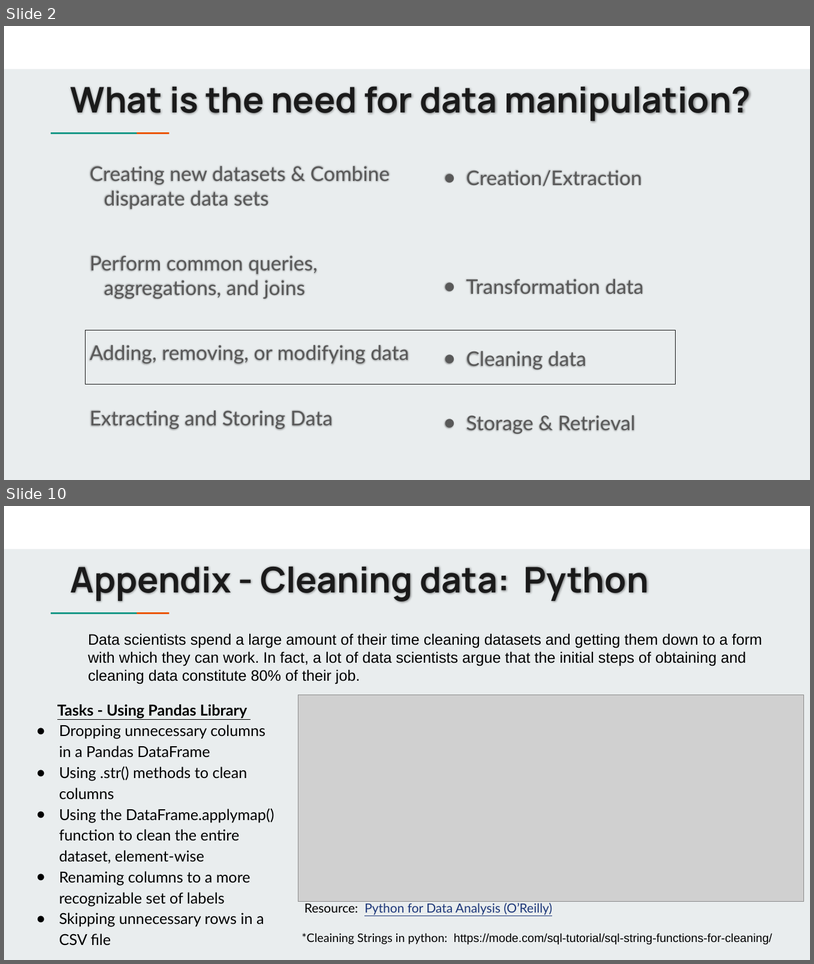
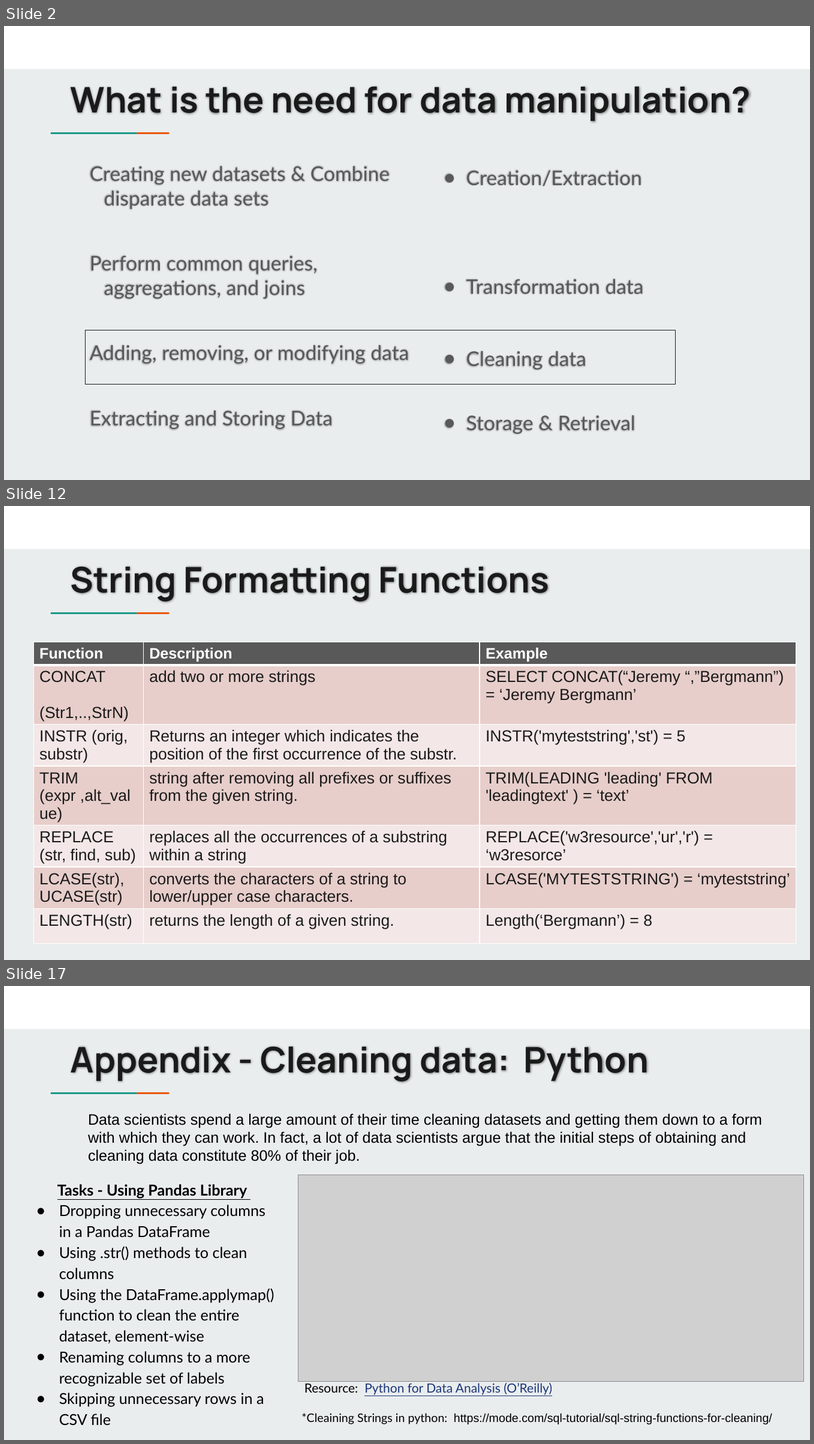
Before and after one commit to jbergmann56/OSDA-DataManipulationAndManagement, a slide deck: Lectures/Cleaning Data Using SQL (5).pptx. Shown one above the other, each under a label of ours: slides 2 and 10 before the commit, slides 2, 12 and 17 after it; the slides between them are not shown. The pictures are 814x964 and 814x1444 pixels, drawn with LibreOffice and Linux fonts; fonts in the diff are those of the drawing; grey boxes stand for pictures. Boxes give left, top, right and bottom in pixels: in the first picture for what was removed or moved away, otherwise in the second. Text is boxed around its words. In the diff, an @@ line names an element or a change of style, - is before the commit and + after.

```diff
--- a/Lectures/Cleaning Data Using SQL (5).pptx
+++ b/Lectures/Cleaning Data Using SQL (5).pptx
@@ slide 12 added at [4,506,810,960], background #E9EDEE; not listed: 3 template elements that a slide beside it also shows @@
@@ title added at [71,566,550,602], 42 pt, text #1A1A1A, bold @@
+String Formatting Functions
@@ table added at [33,642,797,931], 7 rows, 3 columns @@
+Function | Description | Example
+CONCAT (Str1,..,StrN) | add two or more strings | SELECT CONCAT(“Jeremy “,”Bergmann”) = ‘Jeremy Bergmann’
+INSTR (orig, substr) | Returns an integer which indicates the position of the first occurrence of the substr. | INSTR('myteststring','st') = 5
+TRIM (expr ,alt_value) | string after removing all prefixes or suffixes from the given string. | TRIM(LEADING 'leading' FROM 'leadingtext' ) = ‘text’
+REPLACE (str, find, sub) | replaces all the occurrences of a substring within a string | REPLACE('w3resource','ur','r') = ‘w3resorce’
+LCASE(str), UCASE(str) | converts the characters of a string to lower/upper case characters. | LCASE('MYTESTSTRING') = ‘myteststring’
+LENGTH(str) | returns the length of a given string. | Length(‘Bergmann’) = 8
@@ what was slide 10 is now slide 17 @@
```
Also in this commit, not shown: 4 slides changed, 9 other slides added, 3 slides removed, 9 other files.
